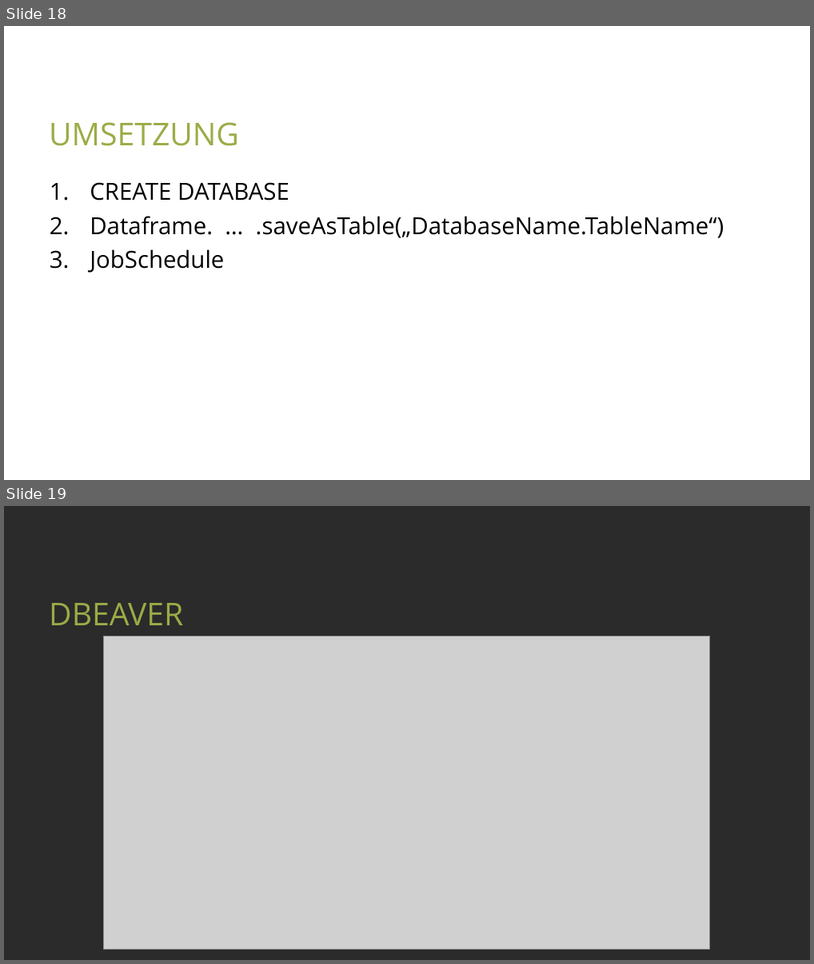
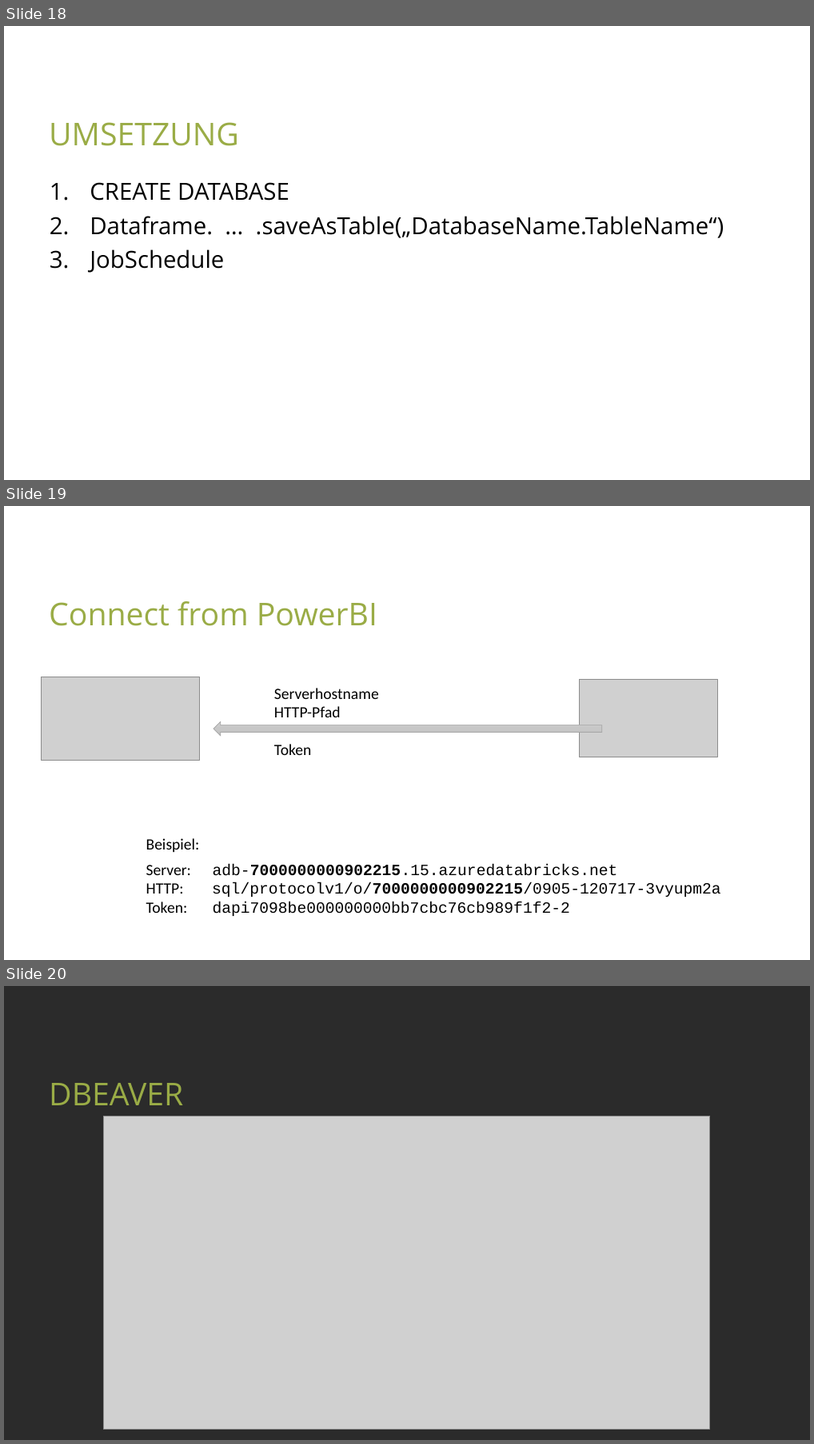
Before and after one commit to net-CDE/presentations, a slide deck: SQLKonferenz2023/mainContent_sept2023.pptx. Shown one above the other, each under a label of ours: slides 18 and 19 before the commit, slides 18, 19 and 20 after it. The pictures are 814x964 and 814x1444 pixels, drawn with LibreOffice and Linux fonts; fonts in the diff are those of the drawing; grey boxes stand for pictures; background and template pictures are left out; a plain dark background stands for a picture behind light text. Boxes give left, top, right and bottom in pixels: in the first picture for what was removed or moved away, otherwise in the second. Text is boxed around its words. In the diff, an @@ line names an element or a change of style, - is before the commit and + after.

```diff
--- a/SQLKonferenz2023/mainContent_sept2023.pptx
+++ b/SQLKonferenz2023/mainContent_sept2023.pptx
@@ slide 19 added at bbox=[4, 506, 810, 960], background picture (left out) @@
@@ title added at bbox=[49, 601, 378, 626], 28 pt, text #9AAC46 @@
+Connect from PowerBI
@@ picture added at bbox=[41, 677, 200, 760] @@
@@ text added at bbox=[274, 688, 379, 717], 14 pt, text #000000 @@
+Serverhostname
+HTTP-Pfad
@@ picture added at bbox=[579, 680, 718, 757] @@
@@ left arrow added at bbox=[214, 721, 602, 735], fill gradient #D2D2D2 to #C8C8C8 to #C0C0C0, outline #A5A5A5 0.5 pt @@
@@ text added at bbox=[274, 744, 312, 755], 14 pt, text #000000 @@
+Token
@@ text added at bbox=[146, 838, 721, 916], 14 pt, text #000000 @@
+Beispiel:
+Server: adb-7000000000902215.15.azuredatabricks.net
+HTTP: sql/protocolv1/o/7000000000902215/0905-120717-3vyupm2a
+Token: dapi7098be000000000bb7cbc76cb989f1f2-2
@@ what was slide 19 is now slide 20 @@
```
Also in this commit, not shown: 1 slide changed, 8 other slides added, 2 other files.
